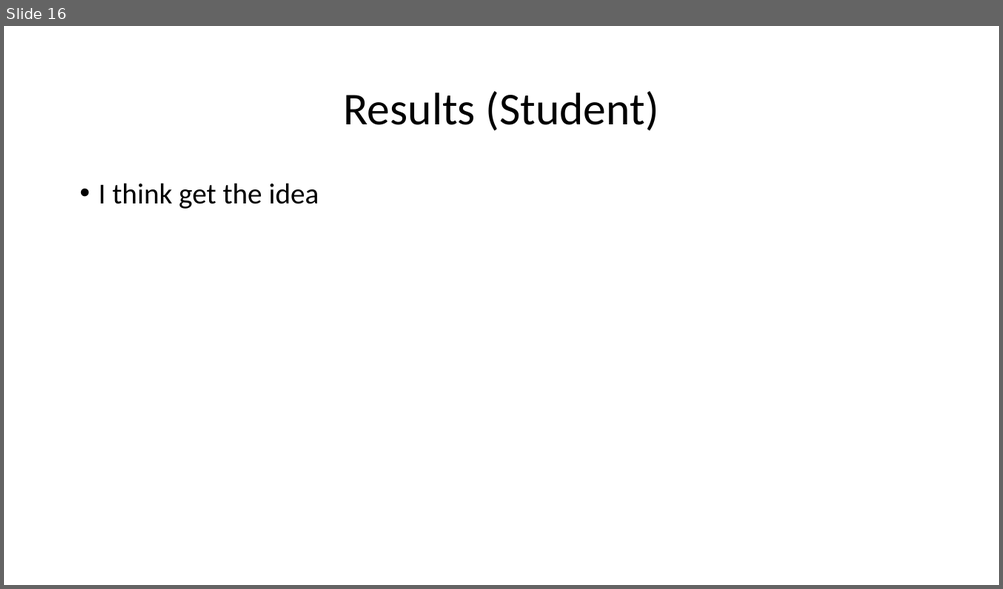
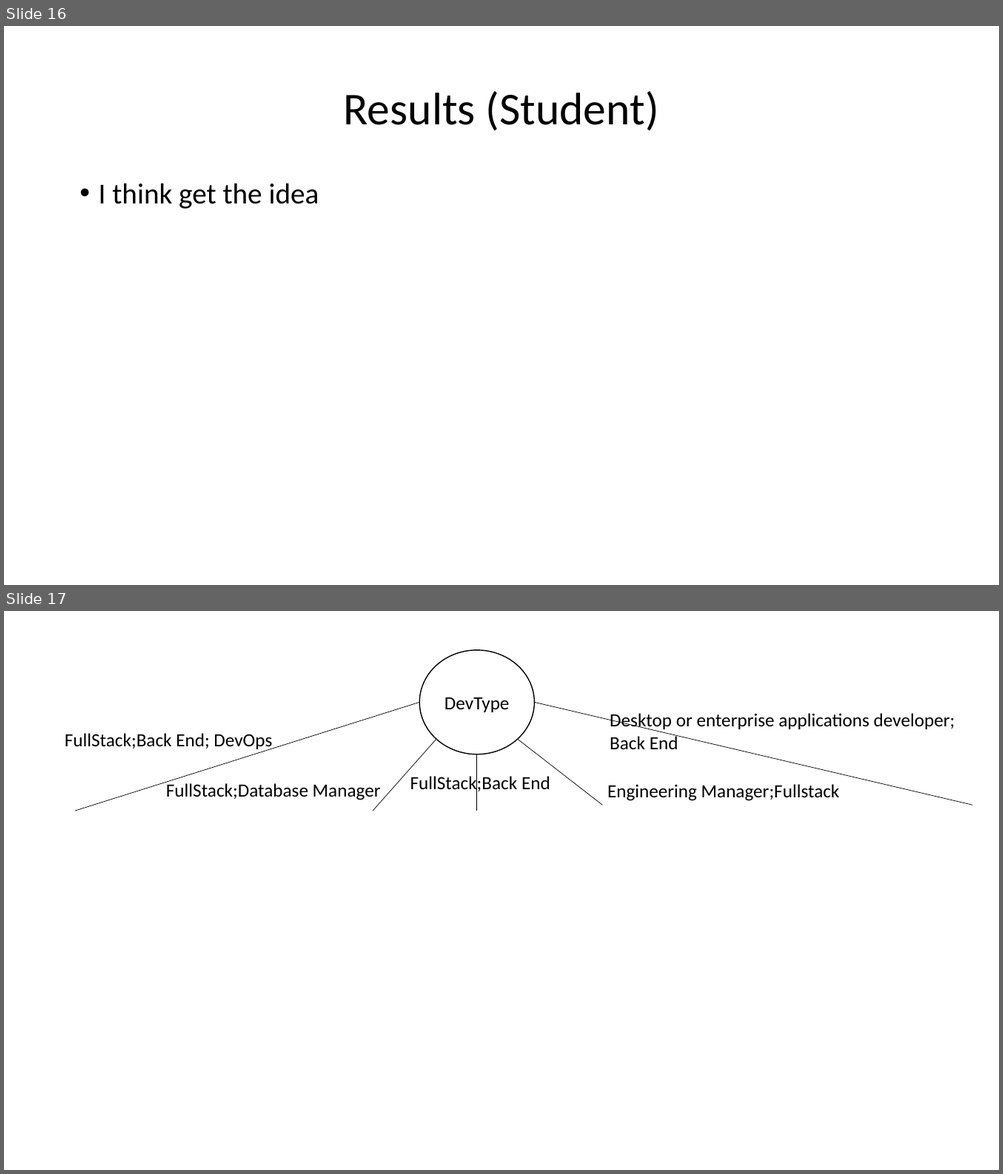
Before and after one commit to Iotaslair/DM-ML-Personal-Project, a slide deck: Presentations/For Me/Presentation.pptx. Shown one above the other, each under a label of ours: slide 16 before the commit, slides 16 and 17 after it. The pictures are 1003x589 and 1003x1174 pixels, drawn with LibreOffice and Linux fonts; fonts in the diff are those of the drawing. Boxes give left, top, right and bottom in pixels: in the first picture for what was removed or moved away, otherwise in the second. Text is boxed around its words. In the diff, an @@ line names an element or a change of style, - is before the commit and + after.

Commit message:
Updated report, visualization code, and made presentation part 2

```diff
--- a/Presentations/For Me/Presentation.pptx
+++ b/Presentations/For Me/Presentation.pptx
@@ slide 17 added at (4, 611, 999, 1170), background #FFFFFF @@
@@ ellipse added at (420, 649, 535, 755), fill #FFFFFF, outline #000000 1 pt, 18 pt, text #000000 @@
+DevType
@@ line added from (420, 702) to (75, 811), #000000 0.5 pt @@
@@ line added from (535, 702) to (973, 805), #000000 0.5 pt @@
@@ text added at (609, 713, 955, 749), 18 pt, text #000000 @@
+Desktop or enterprise applications developer;
+Back End
@@ text added at (65, 733, 272, 751), 18 pt, text #000000 @@
+FullStack;Back End; DevOps
@@ line added from (436, 739) to (373, 811), #000000 0.5 pt @@
@@ line added from (518, 739) to (603, 805), #000000 0.5 pt @@
@@ line added from (477, 755) to (477, 811), #000000 0.5 pt @@
@@ text added at (166, 782, 381, 802), 18 pt, text #000000 @@
+FullStack;Database Manager
@@ text added at (410, 775, 550, 795), 18 pt, text #000000 @@
+FullStack;Back End
@@ text added at (607, 784, 839, 801), 18 pt, text #000000 @@
+Engineering Manager;Fullstack
```
Also in this commit, not shown: 6 other files.
